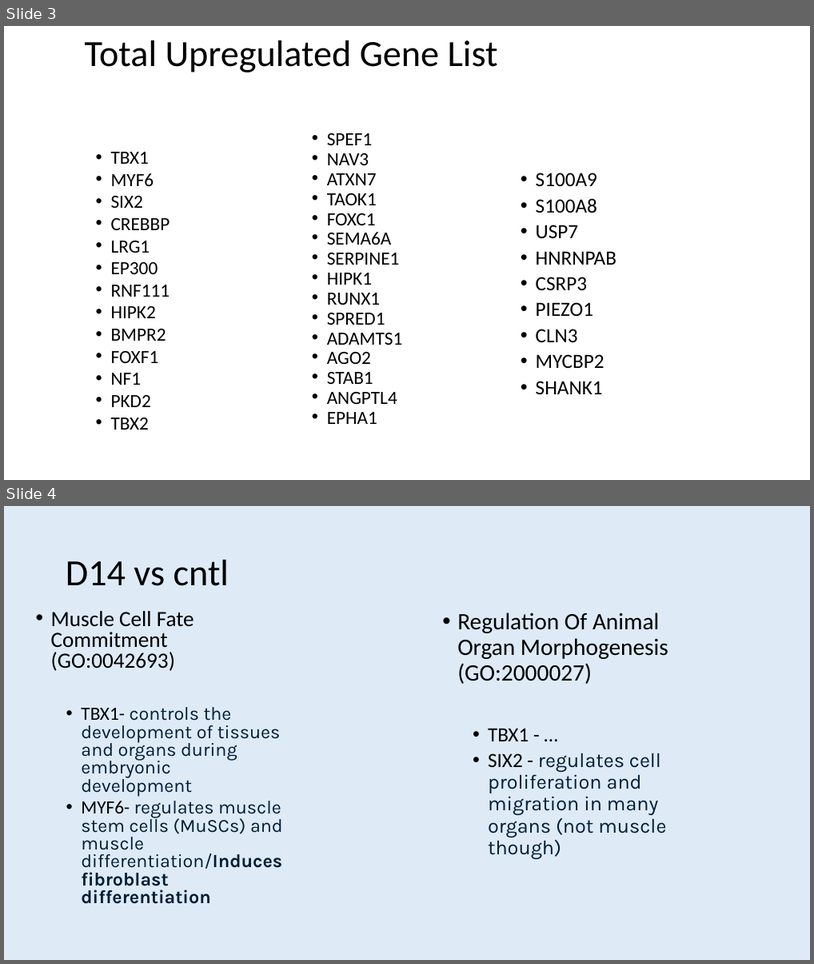
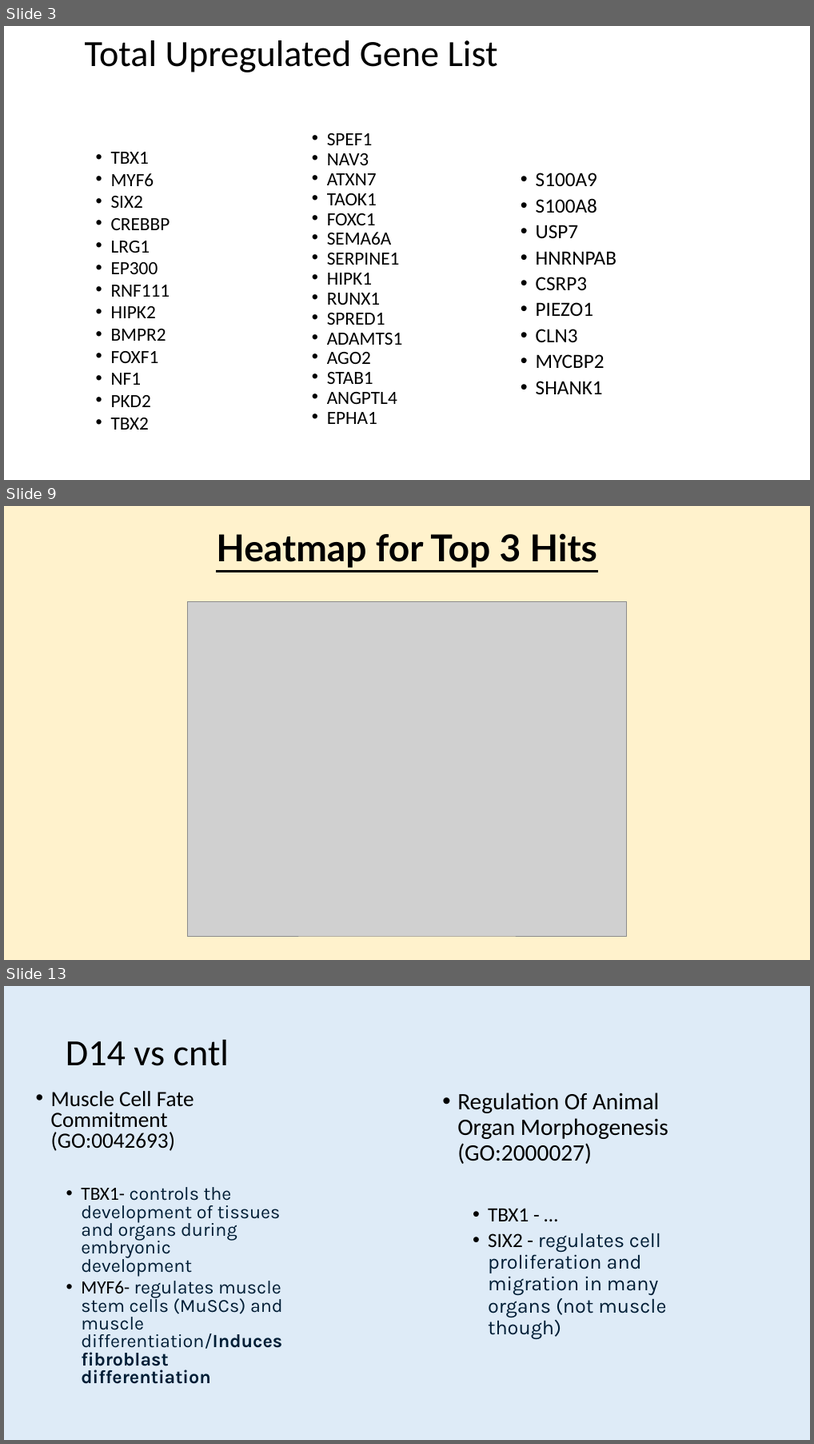
Before and after one commit to zbates1/Owens-Lab-RNASeq, a slide deck: Col1GFP_Sepsis/DEG analysis.pptx. Shown one above the other, each under a label of ours: slides 3 and 4 before the commit, slides 3, 9 and 13 after it; the slides between them are not shown. The pictures are 814x964 and 814x1444 pixels, drawn with LibreOffice and Linux fonts; fonts in the diff are those of the drawing; grey boxes stand for pictures. Boxes give left, top, right and bottom in pixels: in the first picture for what was removed or moved away, otherwise in the second. Text is boxed around its words. In the diff, an @@ line names an element or a change of style, - is before the commit and + after.

```diff
--- a/Col1GFP_Sepsis/DEG analysis.pptx
+++ b/Col1GFP_Sepsis/DEG analysis.pptx
@@ slide 9 added at (4,506,810,960), background #FFF2CC @@
@@ title added at (216,533,598,568), 44 pt, text #000000, bold, underline @@
+Heatmap for Top 3 Hits
@@ picture added at (187,601,627,936) @@
@@ what was slide 4 is now slide 13 @@
```
Also in this commit, not shown: 8 other slides added, 4 other files.
